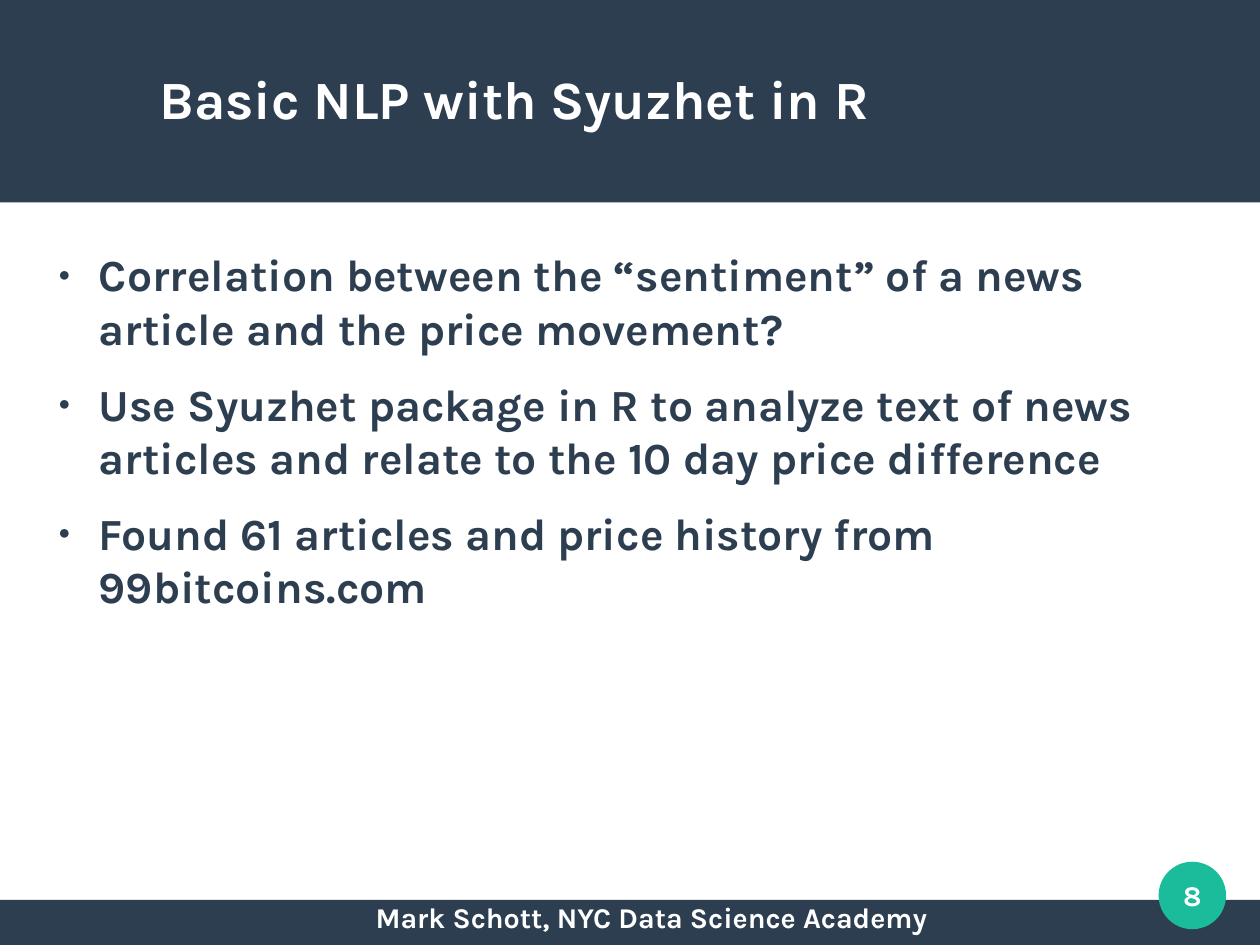
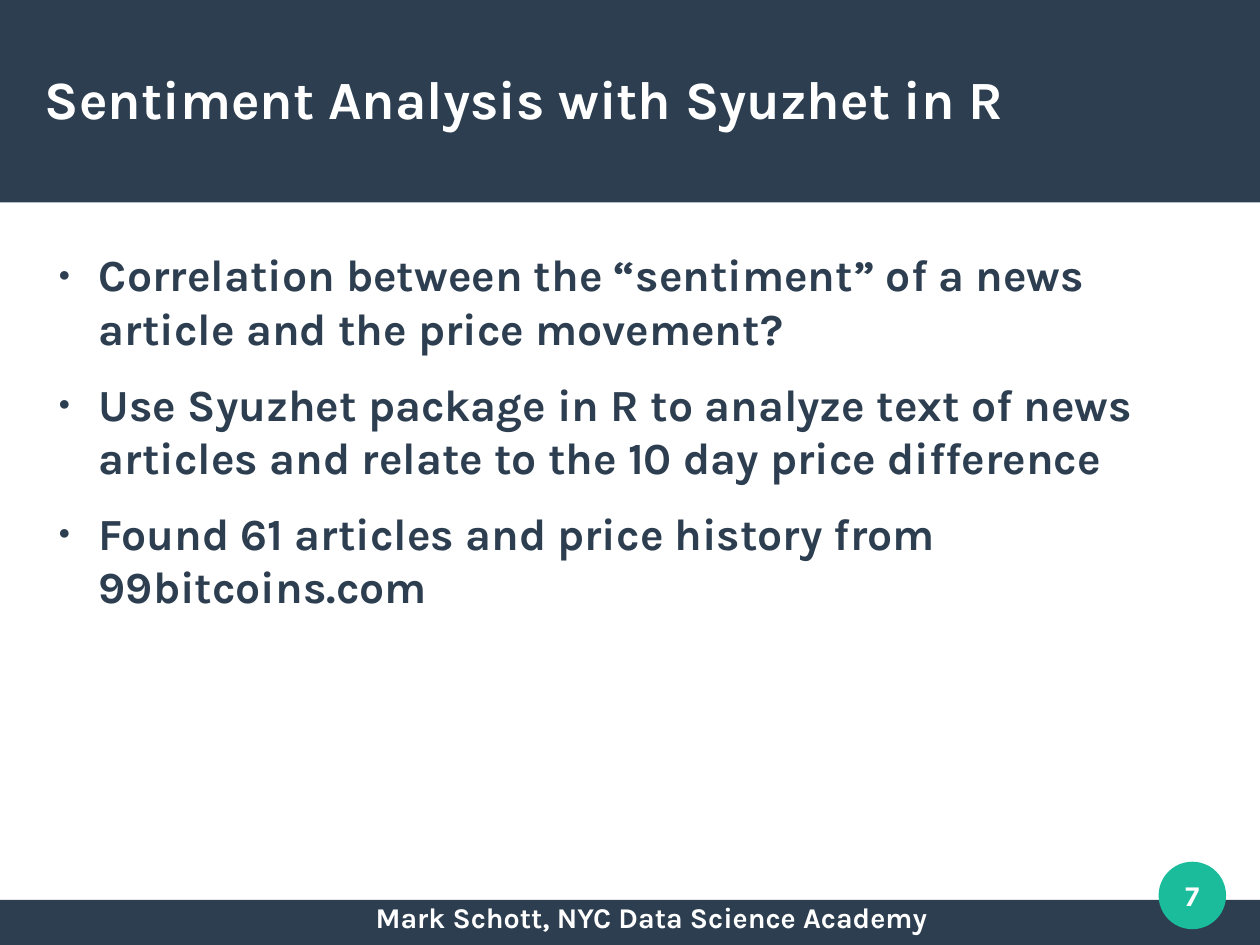
Before and after one commit to nycdatasci/bootcamp009_project, a slide deck: slide 7 of Project2-WebScraping/markschott/bitcoin/presentation/project2_mark_schott_prez.odp (slide 8 before the commit). Drawn at 1260x945 pixels with LibreOffice and Linux fonts; fonts in the diff are those of the drawing. Boxes give left, top, right and bottom in pixels: in the first picture for what was removed or moved away, otherwise in the second. Text is boxed around its words. In the diff, an @@ line names an element or a change of style, - is before the commit and + after.

```diff
--- a/Project2-WebScraping/markschott/bitcoin/presentation/project2_mark_schott_prez.odp
+++ b/Project2-WebScraping/markschott/bitcoin/presentation/project2_mark_schott_prez.odp
@@ title at [45,80,1004,132]: text changed @@
-Basic NLP with Syuzhet in R
+Sentiment Analysis with Syuzhet in R
@@ page number at [1185,887,1199,906]: text changed @@
-8
+7
```
Also in this commit, not shown: 11 other slides changed, 3 slides added, 1 slide removed, 45 other files.
